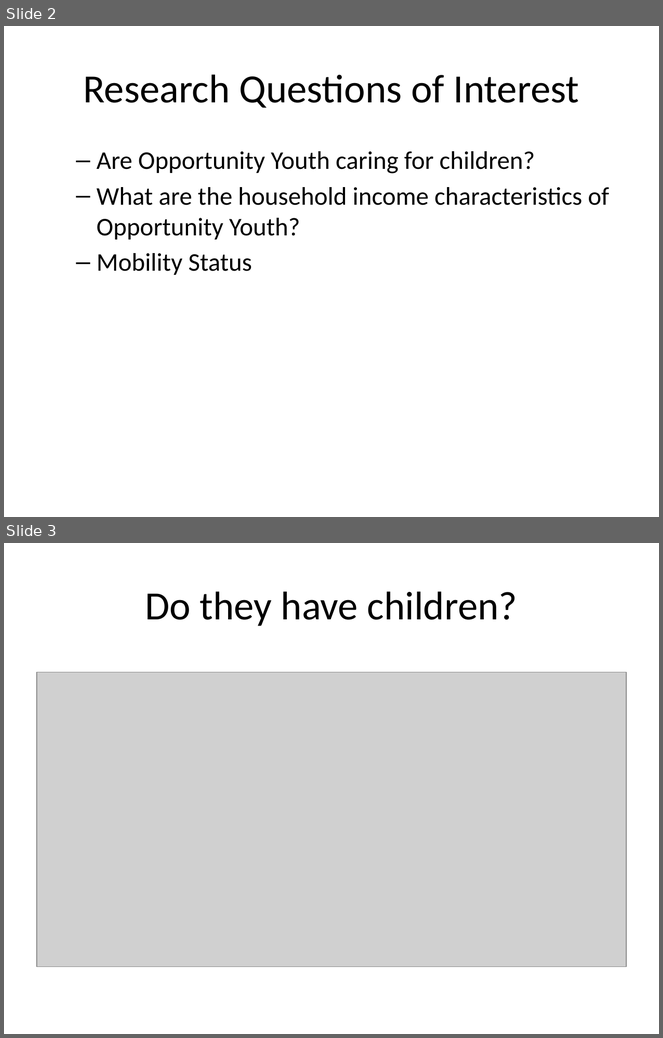
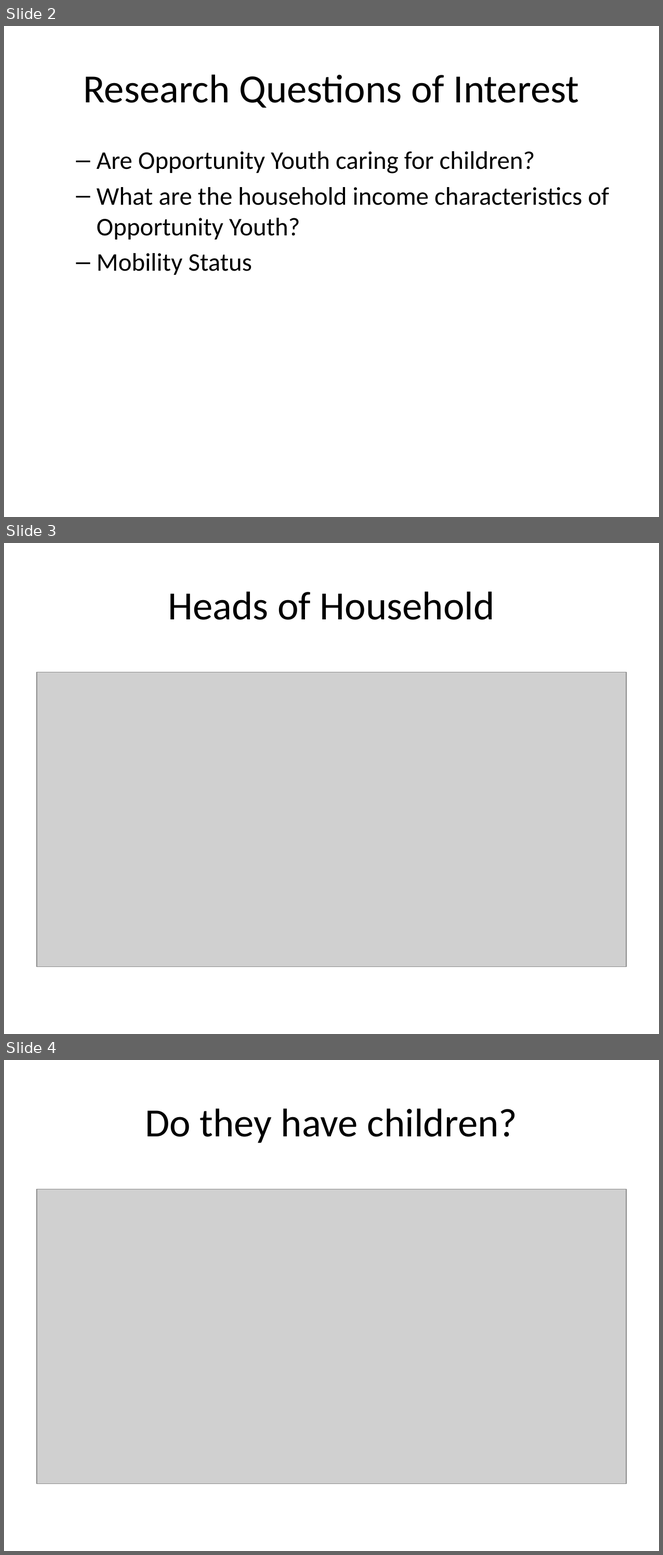
Before and after one commit to ucdiegorubi/oy_census_analysis, a slide deck: create_powerpoint/household_structure_estimates.pptx. Shown one above the other, each under a label of ours: slides 2 and 3 before the commit, slides 2, 3 and 4 after it. The pictures are 663x1038 and 663x1555 pixels, drawn with LibreOffice and Linux fonts; fonts in the diff are those of the drawing; grey boxes stand for pictures. Boxes give left, top, right and bottom in pixels: in the first picture for what was removed or moved away, otherwise in the second. Text is boxed around its words. In the diff, an @@ line names an element or a change of style, - is before the commit and + after.

```diff
--- a/create_powerpoint/household_structure_estimates.pptx
+++ b/create_powerpoint/household_structure_estimates.pptx
@@ slide 3 added at box(4, 543, 659, 1034), background #FFFFFF @@
@@ title added at box(168, 591, 495, 620), 44 pt, text #000000 @@
+Heads of Household
@@ picture added at box(37, 672, 626, 967) @@
@@ what was slide 3 is now slide 4 @@
```
Also in this commit, not shown: 1 slide changed, 2 other slides added, 1 slide removed, 6 other files.
